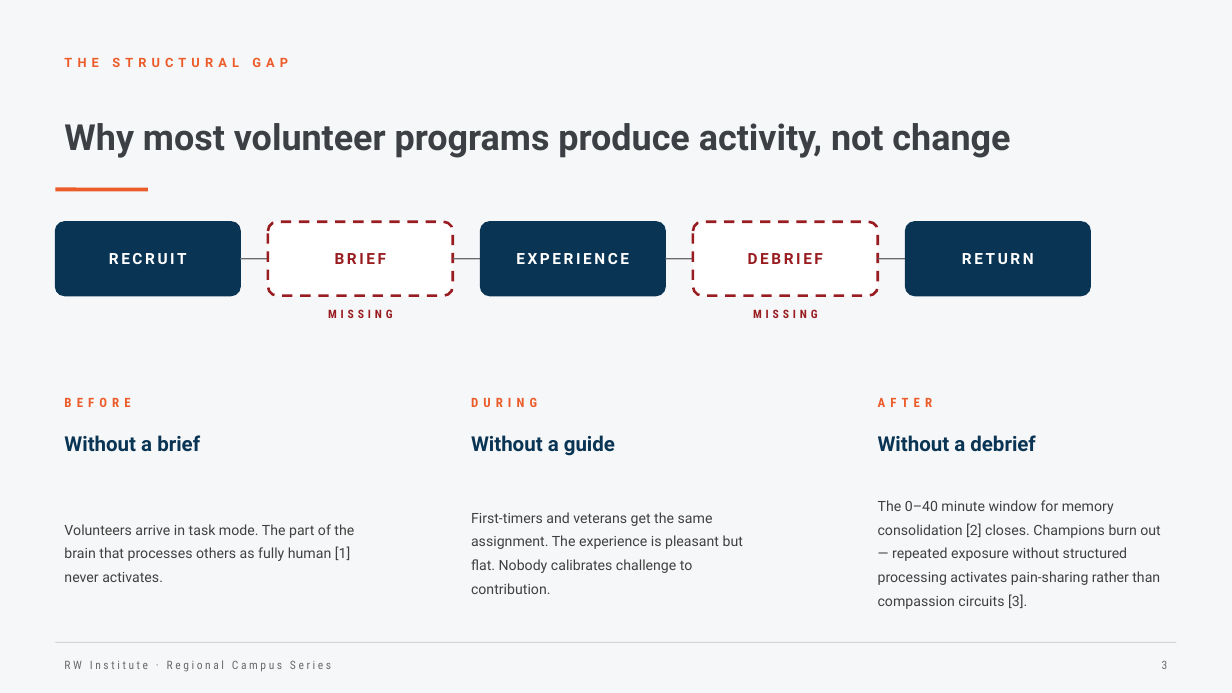
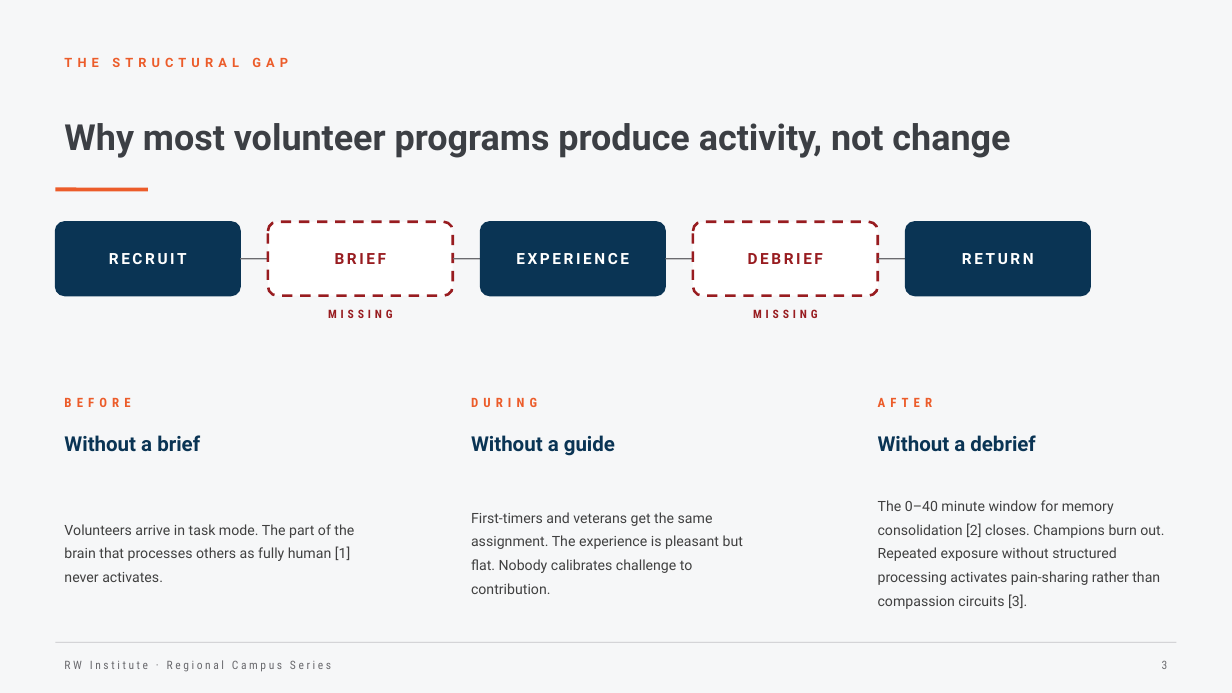
Before and after one commit to chrisjarviscan/rw-regional-campus, a slide deck: slide 3 of business-case-source/RW_Business_Case_Microsoft.pptx. Drawn at 1232x693 pixels with LibreOffice and Linux fonts; fonts in the diff are those of the drawing. Boxes give left, top, right and bottom in pixels: in the first picture for what was removed or moved away, otherwise in the second. Text is boxed around its words. In the diff, an @@ line names an element or a change of style, - is before the commit and + after.

```diff
--- a/business-case-source/RW_Business_Case_Microsoft.pptx
+++ b/business-case-source/RW_Business_Case_Microsoft.pptx
@@ text at (x1=878, y1=500, x2=1164, y2=609): text changed @@
-The 0–40 minute window for memory consolidation [2] closes. Champions burn out — repeated exposure without structured processing activates pain-sharing rather than compassion circuits [3].
+The 0–40 minute window for memory consolidation [2] closes. Champions burn out. Repeated exposure without structured processing activates pain-sharing rather than compassion circuits [3].
```
Also in this commit, not shown: 8 other slides changed, 4 slides added.
